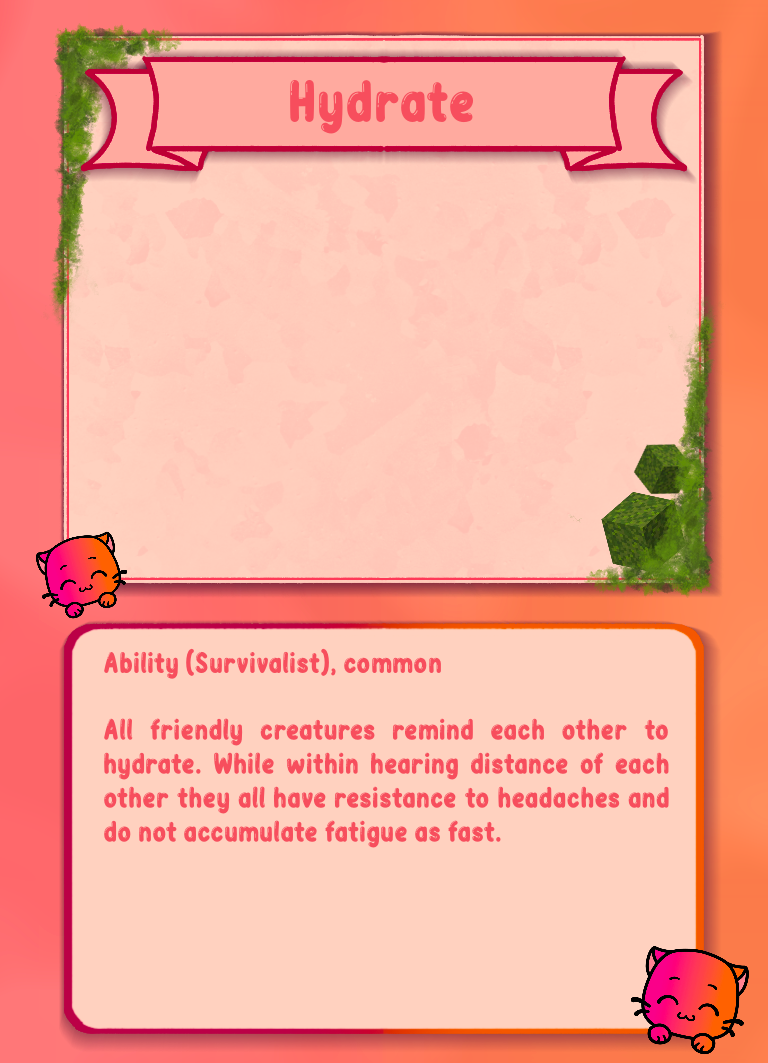
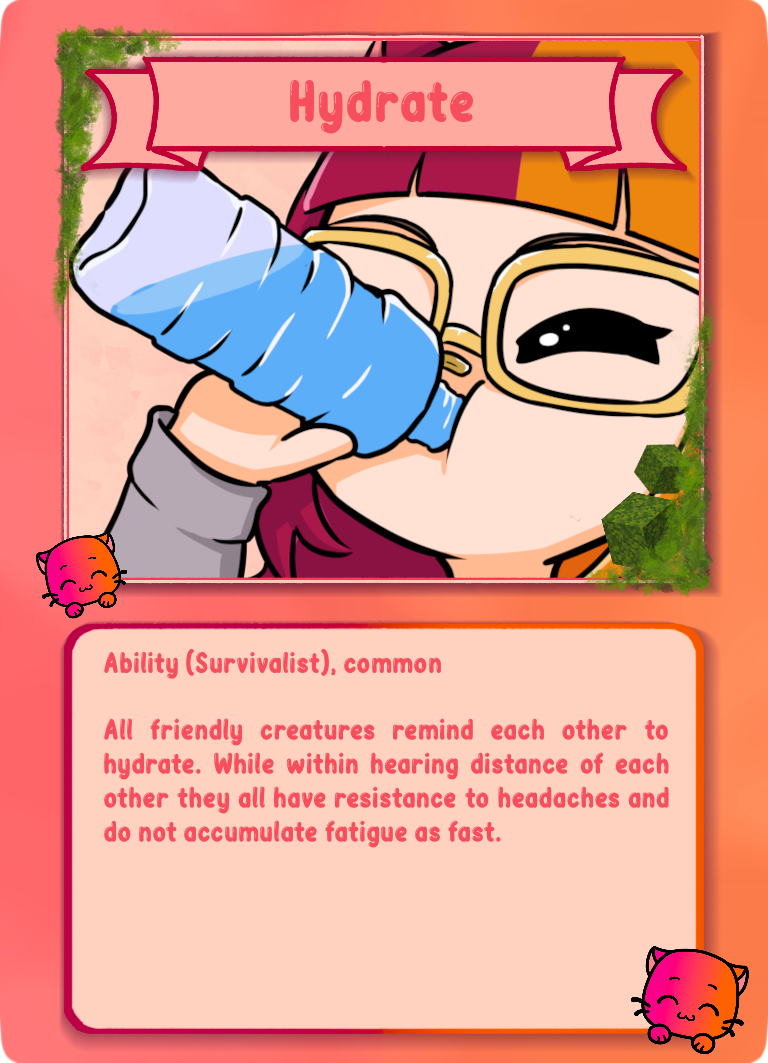
Layer changes from the first 768×1063 image to the second:
added layer "hydrate.png" above "plainCardTopTextBox.png #1" over (69, 41, 699, 578)
painted on "plainCardBackground.png" over (0, 0, 768, 1063)
